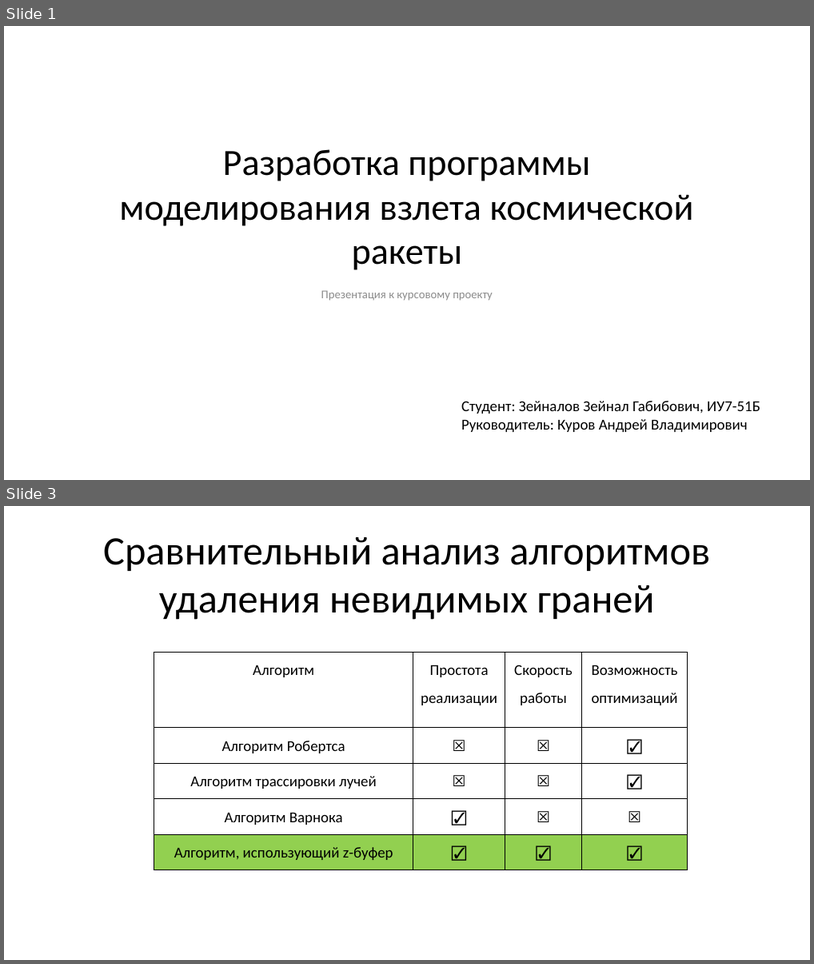
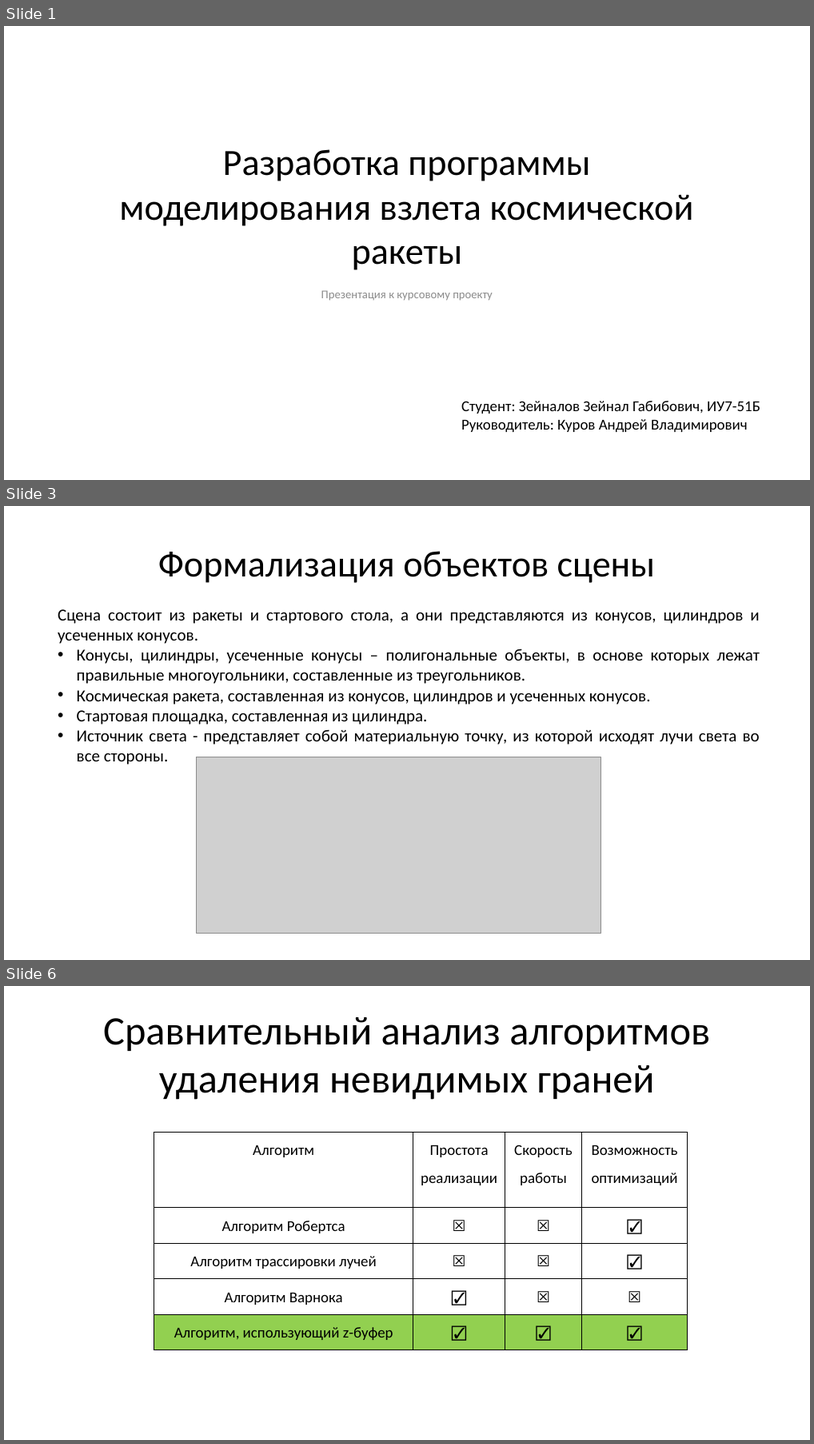
Before and after one commit to ZeynalovZ/Course-Work, a slide deck: report/Prezentatsia_Kursach.pptx. Shown one above the other, each under a label of ours: slides 1 and 3 before the commit, slides 1, 3 and 6 after it; the slides between them are not shown. The pictures are 814x964 and 814x1444 pixels, drawn with LibreOffice and Linux fonts; fonts in the diff are those of the drawing; grey boxes stand for pictures. Boxes give left, top, right and bottom in pixels: in the first picture for what was removed or moved away, otherwise in the second. Text is boxed around its words. In the diff, an @@ line names an element or a change of style, - is before the commit and + after.

```diff
--- a/report/Prezentatsia_Kursach.pptx
+++ b/report/Prezentatsia_Kursach.pptx
@@ slide 3 added at bbox=[4, 506, 810, 960], background #FFFFFF @@
@@ title added at bbox=[158, 551, 656, 583], 44 pt, text #000000 @@
+Формализация объектов сцены
@@ text added at bbox=[58, 609, 760, 764], 20 pt, text #000000 @@
+Сцена состоит из ракеты и стартового стола, а они представляются из конусов, цилиндров и усеченных конусов.
+• Конусы, цилиндры, усеченные конусы – полигональные объекты, в основе которых лежат правильные многоугольники, составленные из треугольников.
+• Космическая ракета, составленная из конусов, цилиндров и усеченных конусов.
+• Стартовая площадка, составленная из цилиндра.
+• Источник света - представляет собой материальную точку, из которой исходят лучи света во все стороны.
@@ picture added at bbox=[196, 757, 601, 933] @@
@@ what was slide 3 is now slide 6 @@
```
Also in this commit, not shown: 2 slides changed, 2 other slides added, 5 other files.
